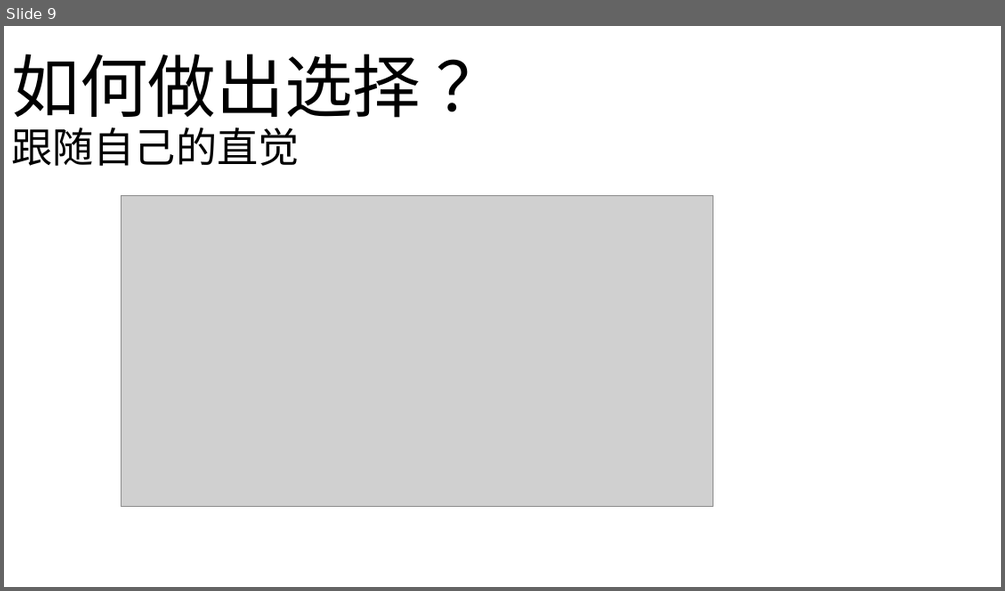
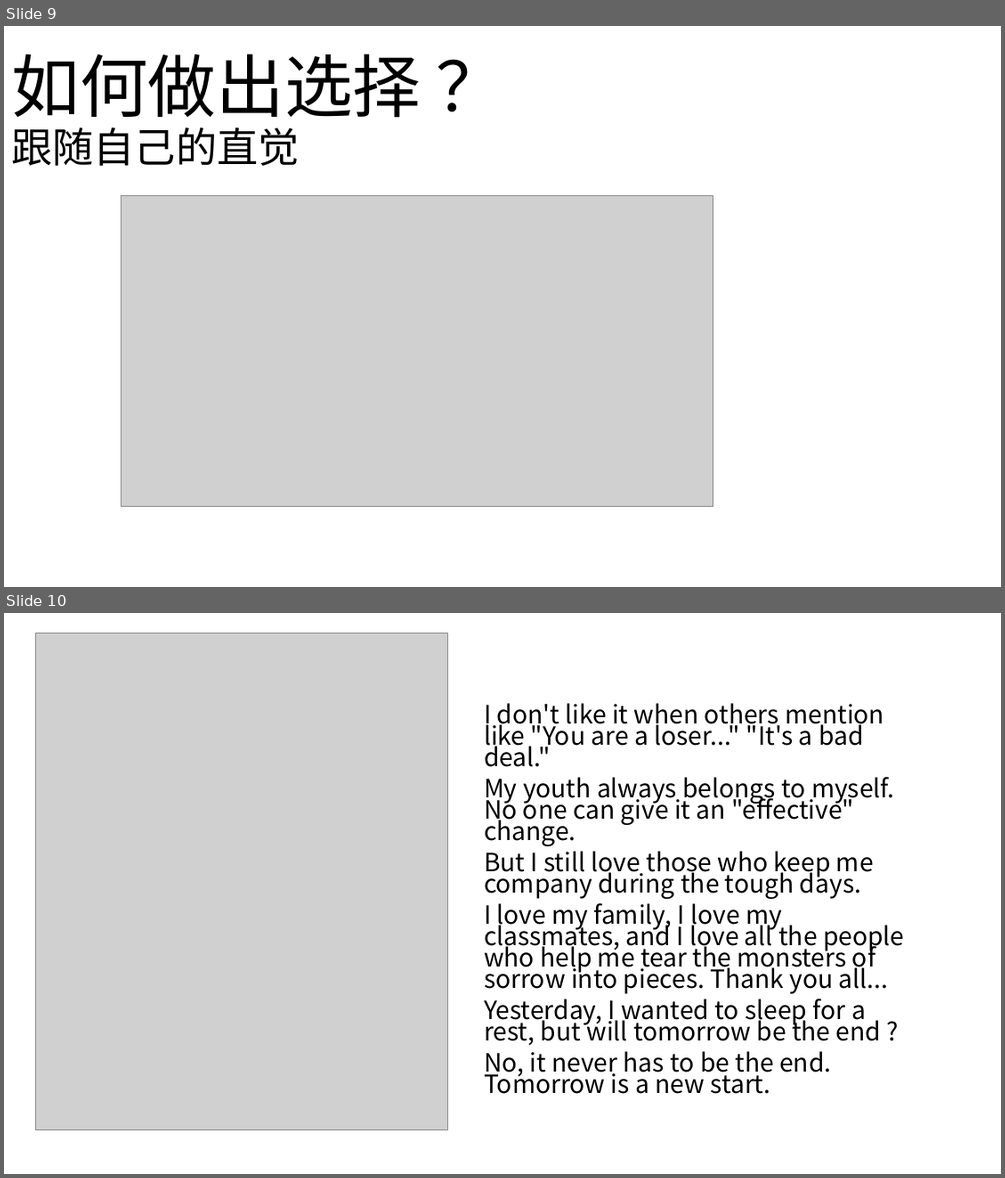
Before and after one commit to BambooDay/OI, a slide deck: 激情演讲.pptx. Shown one above the other, each under a label of ours: slide 9 before the commit, slides 9 and 10 after it. The pictures are 1005x591 and 1005x1178 pixels, drawn with LibreOffice and Linux fonts; fonts in the diff are those of the drawing; grey boxes stand for pictures. Boxes give left, top, right and bottom in pixels: in the first picture for what was removed or moved away, otherwise in the second. Text is boxed around its words. In the diff, an @@ line names an element or a change of style, - is before the commit and + after.

```diff
--- a/激情演讲.pptx
+++ b/激情演讲.pptx
@@ slide 10 added at (4,613,1001,1174), background #FFFFFF @@
@@ picture added at (36,633,447,1130) @@
@@ text added at (484,703,904,1094), 24.2 pt, text #000000 @@
+I don't like it when others mention like "You are a loser..." "It's a bad deal."
+My youth always belongs to myself. No one can give it an "effective" change.
+But I still love those who keep me company during the tough days.
+I love my family, I love my classmates, and I love all the people who help me tear the monsters of sorrow into pieces. Thank you all...
+Yesterday, I wanted to sleep for a rest, but will tomorrow be the end ?
+No, it never has to be the end. Tomorrow is a new start.
```
Also in this commit, not shown: 4 slides changed, 1 slide removed, 2 other files.
